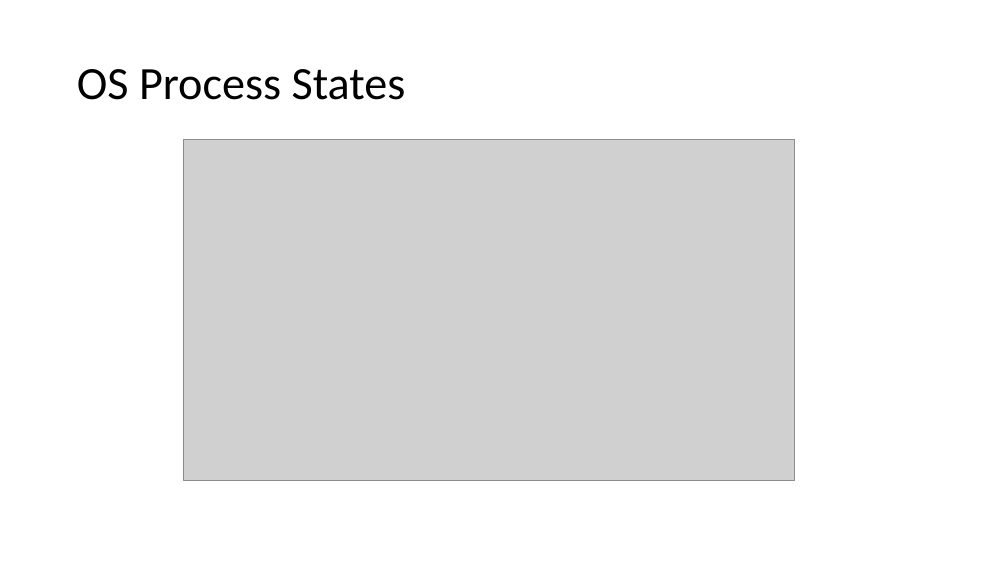
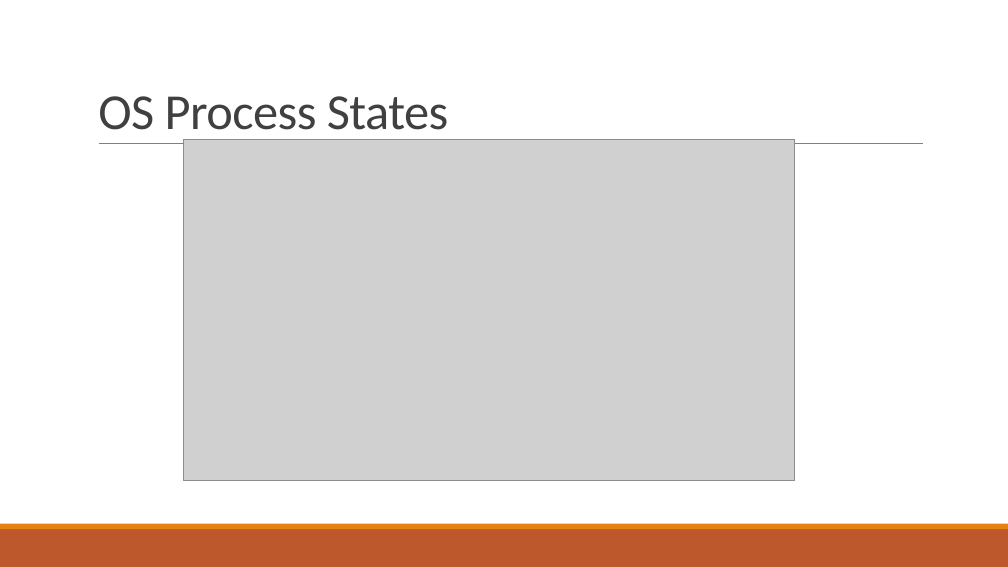
Before and after one commit to tfineich/INTRO_Projekt, a slide deck: slide 4 of Recap_SW5_Ineichen_Stecher.pptx. Drawn at 1008x567 pixels with LibreOffice and Linux fonts; fonts in the diff are those of the drawing; grey boxes stand for pictures. Boxes give left, top, right and bottom in pixels: in the first picture for what was removed or moved away, otherwise in the second. Text is boxed around its words. In the diff, an @@ line names an element or a change of style, - is before the commit and + after.

```diff
--- a/Recap_SW5_Ineichen_Stecher.pptx
+++ b/Recap_SW5_Ineichen_Stecher.pptx
@@ title "OS Process States": place and size @@
-title "OS Process States" at bbox=[77, 69, 406, 100]
+title "OS Process States" at bbox=[98, 96, 449, 141]
@@ title "OS Process States" at bbox=[98, 96, 449, 141]: size 44 to 48 pt, text colour #000000 to #404040, letter spacing 0 to -0.5 pt; line spacing 0.9 to 0.85; vertical alignment middle to bottom @@
@@ line added from (99, 144) to (923, 144), #808080 0.5 pt @@
@@ rectangle added at bbox=[0, 529, 1008, 567], fill #BD582C @@
@@ rectangle added at bbox=[0, 524, 1008, 529], fill #E48312 @@
```
Also in this commit, not shown: 4 other slides changed, 9 slides added.
